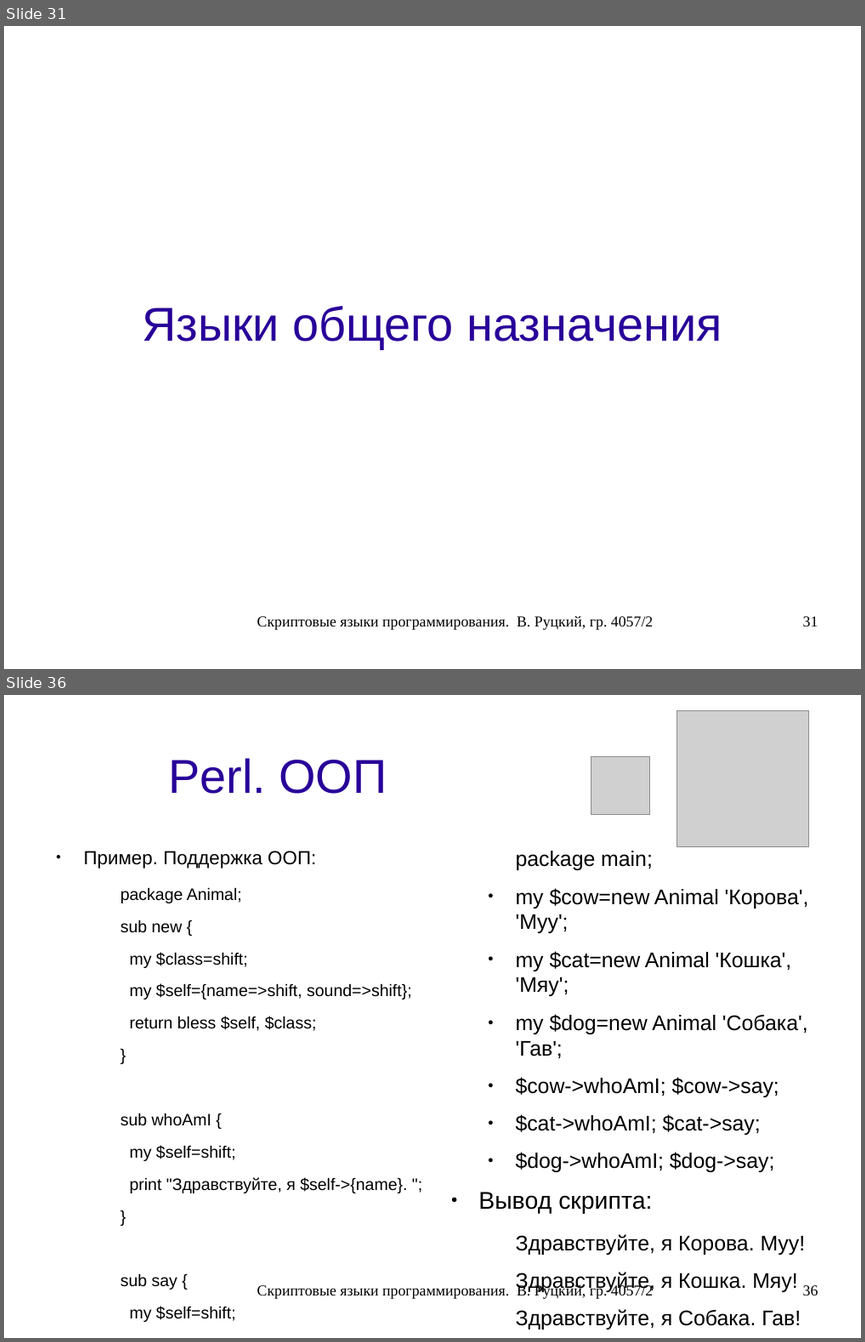
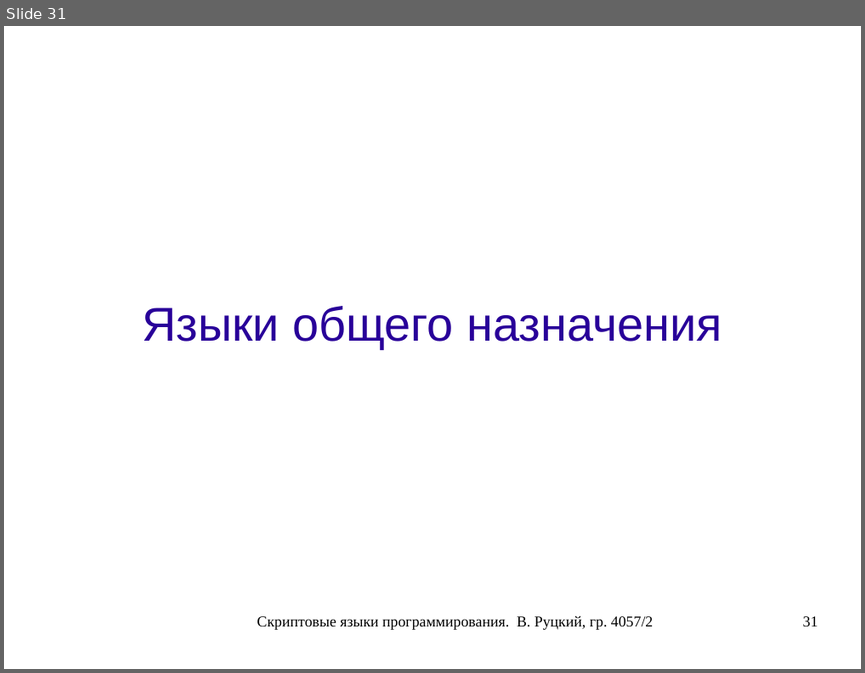
Before and after one commit to rutsky/semester07, a slide deck: Operation_systems/scripting_languages/40572_Rutsky_Scripting_languages.odp. Shown one above the other, each under a label of ours: slides 31 and 36 before the commit, slide 31 after it; the slides between them are not shown. The pictures are 865x1342 and 865x673 pixels, drawn with LibreOffice and Linux fonts; fonts in the diff are those of the drawing; grey boxes stand for pictures. Boxes give left, top, right and bottom in pixels: in the first picture for what was removed or moved away, otherwise in the second. Text is boxed around its words. In the diff, an @@ line names an element or a change of style, - is before the commit and + after.

Commit message:
Scripting languages presentation: Cleaned up Perl and Python parts.

```diff
--- a/Operation_systems/scripting_languages/40572_Rutsky_Scripting_languages.odp
+++ b/Operation_systems/scripting_languages/40572_Rutsky_Scripting_languages.odp
@@ slide 36 removed at <box>4,695,861,1338</box>, background #FFFFFF @@
@@ picture removed at <box>677,710,809,846</box> @@
@@ title removed at <box>168,758,387,794</box> @@
-Perl. ООП
@@ picture removed at <box>591,756,649,815</box> @@
@@ text removed at <box>84,851,412,1321</box> @@
-● Пример. Поддержка ООП:
-  package Animal;
-  sub new {
-  my $class=shift;
-  my $self={name=>shift, sound=>shift};
-  return bless $self, $class;
-  }
-  sub whoAmI {
-  my $self=shift;
-  print "Здравствуйте, я $self->{name}. ";
-  }
-  sub say {
-  my $self=shift;
-  print "$self->{sound}!\n";
-  }
@@ text removed at <box>478,851,809,1329</box> @@
-  package main;
-  ● my $cow=new Animal 'Корова', 'Муу';
-  ● my $cat=new Animal 'Кошка', 'Мяу';
-  ● my $dog=new Animal 'Собака', 'Гав';
-  ● $cow->whoAmI; $cow->say;
-  ● $cat->whoAmI; $cat->say;
-  ● $dog->whoAmI; $dog->say;
-● Вывод скрипта:
-  Здравствуйте, я Корова. Муу!
-  Здравствуйте, я Кошка. Мяу!
-  Здравствуйте, я Собака. Гав!
@@ text removed at <box>257,1284,653,1299</box> @@
-Скриптовые языки программирования. В. Руцкий, гр. 4057/2
@@ page number removed at <box>803,1285,818,1295</box> @@
-36
```
Also in this commit, not shown: 7 slides changed, 12 other slides removed.
